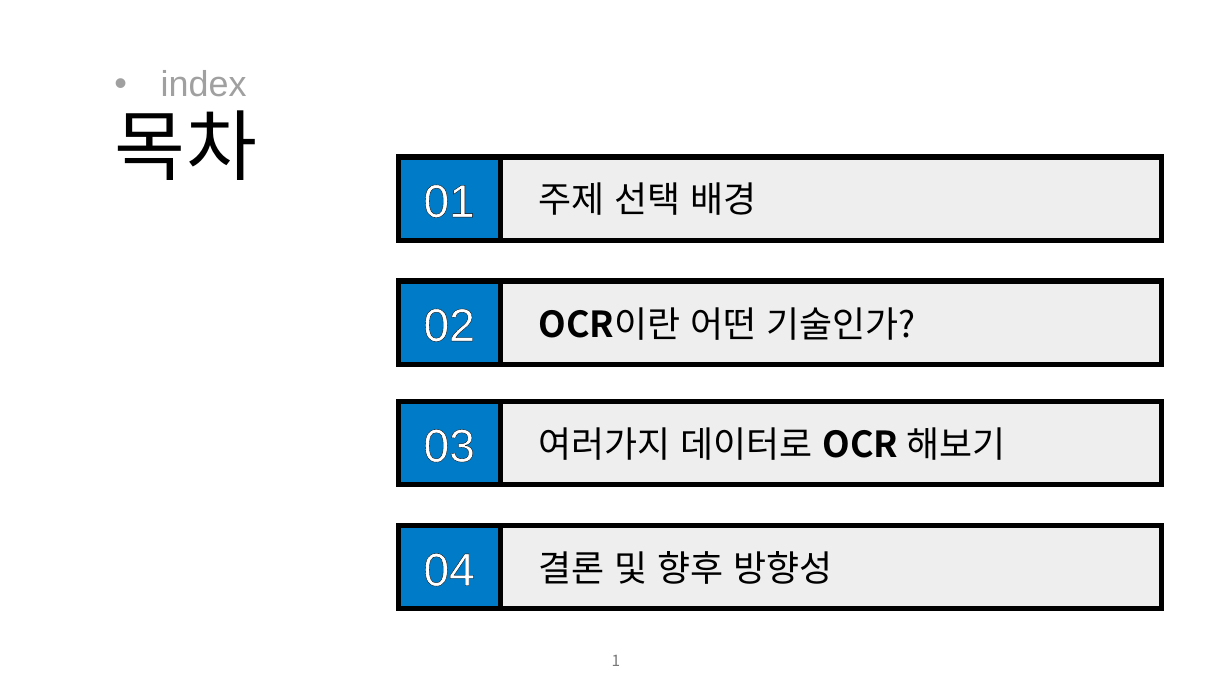
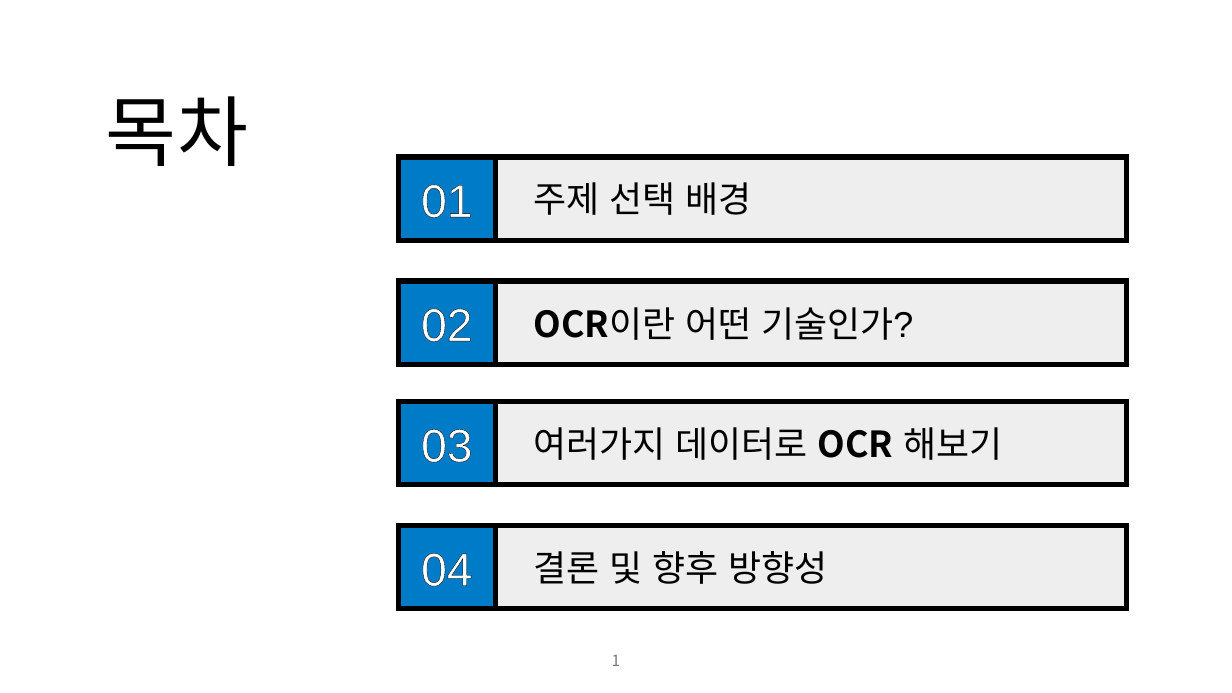
Before and after one commit to naisksh32/2nd_TechSeminar, a slide deck: slide 2 of PPT/진짜 준비자료.pptx. Drawn at 1232x693 pixels with LibreOffice and Linux fonts; fonts in the diff are those of the drawing. Boxes give left, top, right and bottom in pixels: in the first picture for what was removed or moved away, otherwise in the second. Text is boxed around its words. In the diff, an @@ line names an element or a change of style, - is before the commit and + after.

```diff
--- a/PPT/진짜 준비자료.pptx
+++ b/PPT/진짜 준비자료.pptx
@@ text removed at (161,70,247,96) @@
-• index
@@ text "목차": place and size @@
-text "목차" at (114,110,257,180)
+text "목차" at (106,96,249,166)
@@ rectangle "01": place and size @@
-rectangle "01" at (398,157,500,240)
+rectangle "01" at (398,157,495,240)
@@ rectangle "주제 선택 배경" at (495,157,1127,240): font Noto Sans CJK KR to Arial @@
@@ rectangle "주제 선택 배경": place and size @@
-rectangle "주제 선택 배경" at (500,157,1162,240)
+rectangle "주제 선택 배경" at (495,157,1127,240)
@@ rectangle "02": place and size @@
-rectangle "02" at (398,281,500,364)
+rectangle "02" at (398,281,495,364)
@@ rectangle "OCR이란 어떤 기술인가?": place and size @@
-rectangle "OCR이란 어떤 기술인가?" at (500,281,1162,364)
+rectangle "OCR이란 어떤 기술인가?" at (495,281,1127,364)
@@ rectangle "OCR이란 어떤 기술인가?" at (495,281,1127,364): font Noto Sans CJK KR to Arial in "OCR이란 어떤 기술인가?" @@
@@ rectangle "03": place and size @@
-rectangle "03" at (398,402,500,485)
+rectangle "03" at (398,402,495,485)
@@ rectangle "여러가지 데이터로 OCR 해보기": place and size @@
-rectangle "여러가지 데이터로 OCR 해보기" at (500,402,1162,485)
+rectangle "여러가지 데이터로 OCR 해보기" at (495,402,1127,485)
@@ rectangle "여러가지 데이터로 OCR 해보기" at (495,402,1127,485): font Noto Sans CJK KR to Arial in "여러가지 데이터로 해보기" @@
@@ letter outline #000000 2 pt to #000000 1.5 pt in 4 elements at (398,157,495,240), (398,281,495,364), (398,402,495,485), (398,526,495,609) @@
@@ rectangle "04": place and size @@
-rectangle "04" at (398,526,500,609)
+rectangle "04" at (398,526,495,609)
@@ rectangle "결론 및 향후 방향성": place and size @@
-rectangle "결론 및 향후 방향성" at (500,526,1162,609)
+rectangle "결론 및 향후 방향성" at (495,526,1127,609)
@@ rectangle "결론 및 향후 방향성" at (495,526,1127,609): font Noto Sans CJK KR to Arial @@
```
Also in this commit, not shown: 1 other slide changed, 25 slides added, 4 slides removed, 45 other files.
